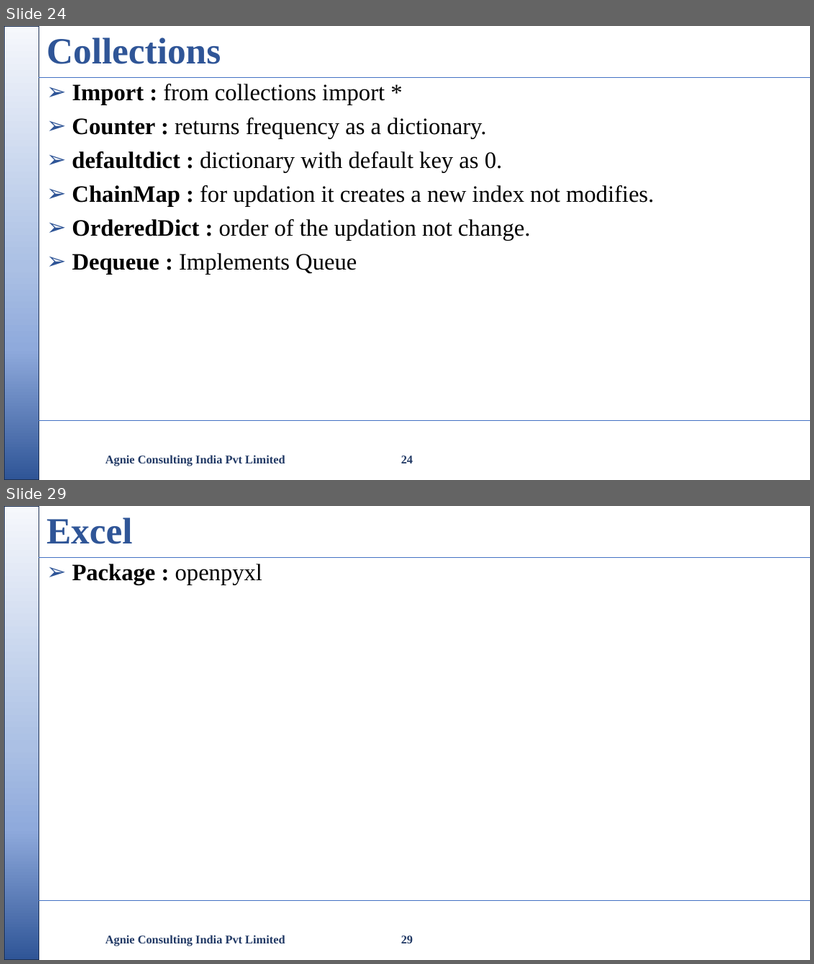
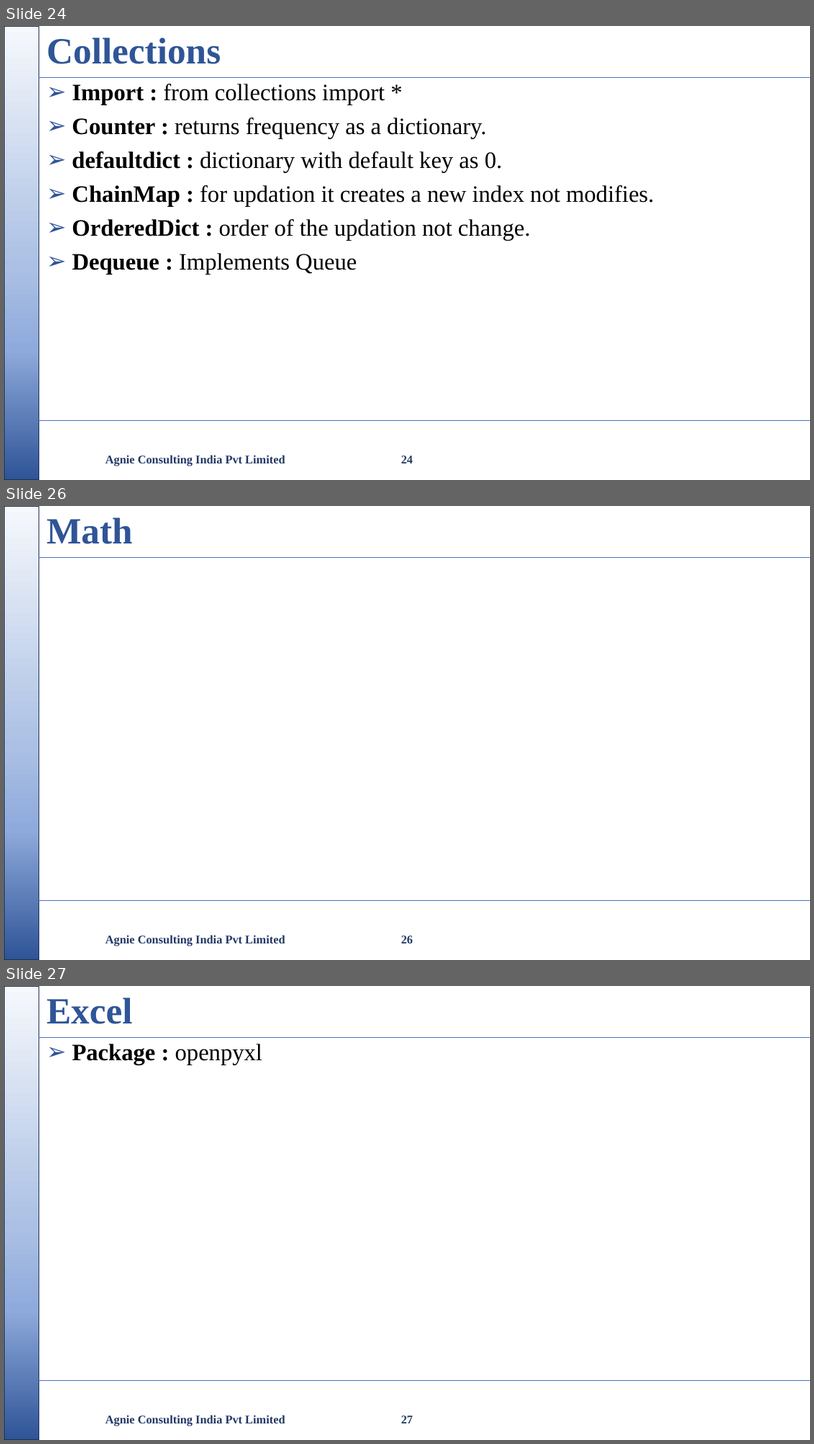
Before and after one commit to nikishdaniel1-del/Python-Cls, a slide deck: python class/Python Class.pptx. Shown one above the other, each under a label of ours: slides 24 and 29 before the commit, slides 24, 26 and 27 after it; the slides between them are not shown. The pictures are 814x964 and 814x1444 pixels, drawn with LibreOffice and Linux fonts; fonts in the diff are those of the drawing; background and template pictures are left out. Boxes give left, top, right and bottom in pixels: in the first picture for what was removed or moved away, otherwise in the second. Text is boxed around its words. In the diff, an @@ line names an element or a change of style, - is before the commit and + after.

```diff
--- a/python class/Python Class.pptx
+++ b/python class/Python Class.pptx
@@ slide 26 added at <box>4,506,810,960</box>, background #FFFFFF; not listed: 3 template elements that a slide beside it also shows @@
@@ title added at <box>46,518,133,544</box>, 44 pt, text #2F5597, bold @@
+Math
@@ text added at <box>106,934,285,946</box>, 14 pt, text #203864, bold @@
+Agnie Consulting India Pvt Limited
@@ page number added at <box>401,935,413,943</box>, 14 pt, text #203864, bold @@
+26
@@ what was slide 29 is now slide 27 @@
@@ page number at <box>401,1415,413,1423</box>: text changed @@
-29
+27
```
Also in this commit, not shown: 3 slides changed, 2 other slides added, 2 other files.
